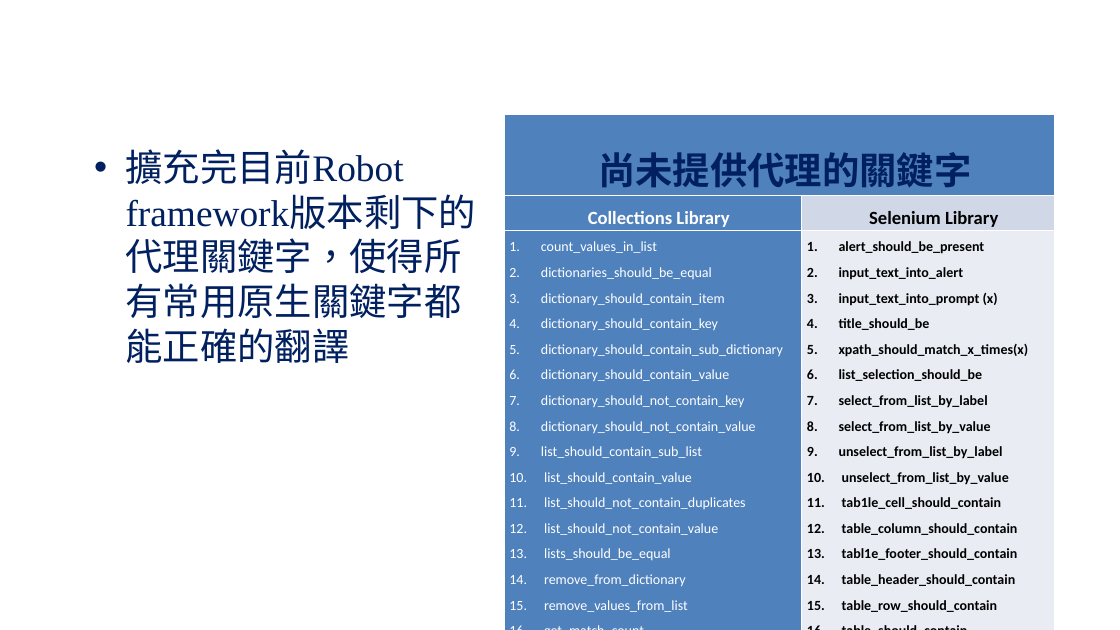
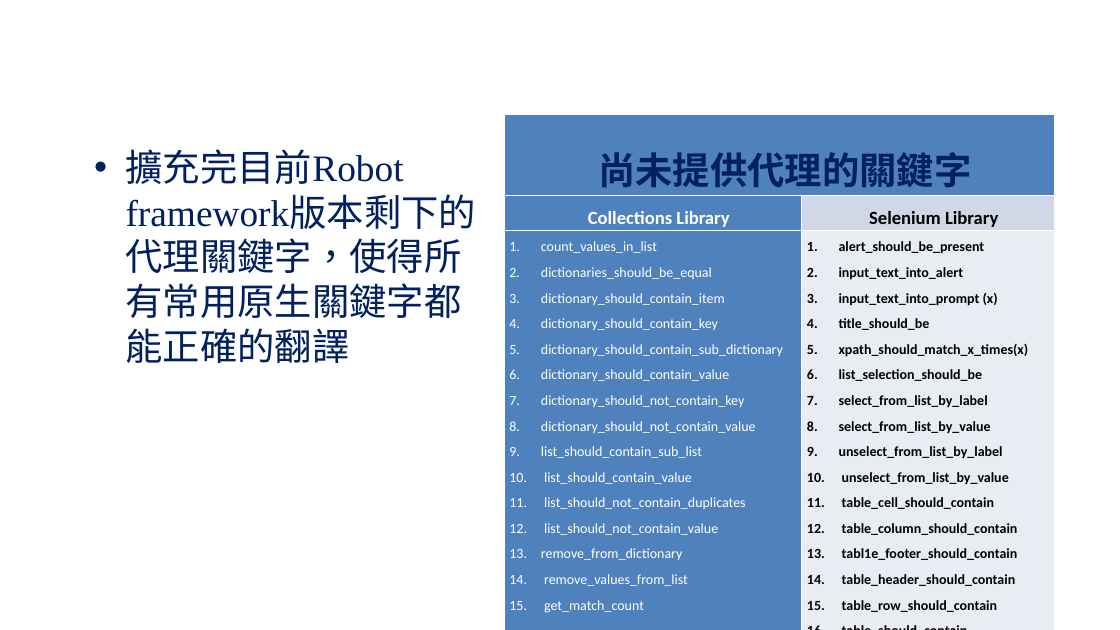
Before and after one commit to Rexmen/i18n, a slide deck: slide 5 of 論文/problem_statement.pptx. Drawn at 1120x630 pixels with LibreOffice and Linux fonts; fonts in the diff are those of the drawing; background and template pictures are left out. Boxes give left, top, right and bottom in pixels: in the first picture for what was removed or moved away, otherwise in the second. Text is boxed around its words. In the diff, an @@ line names an element or a change of style, - is before the commit and + after.

```diff
--- a/論文/problem_statement.pptx
+++ b/論文/problem_statement.pptx
@@ table at [504, 114, 1054, 630] @@
-row 3, column 1: count_values_in_list / dictionaries_should_be_equal / dictionary_should_contain_item / dictionary_should_contain_key / dictionary_should_contain_sub_dictionary / dictionary_should_contain_value / dictionary_should_not_contain_key / dictionary_should_not_contain_value / list_should_contain_sub_list / list_should_contain_value / list_should_not_contain_duplicates / list_should_not_contain_value / lists_should_be_equal / remove_from_dictionary / remove_values_from_list / get_match_count
+row 3, column 1: count_values_in_list / dictionaries_should_be_equal / dictionary_should_contain_item / dictionary_should_contain_key / dictionary_should_contain_sub_dictionary / dictionary_should_contain_value / dictionary_should_not_contain_key / dictionary_should_not_contain_value / list_should_contain_sub_list / list_should_contain_value / list_should_not_contain_duplicates / list_should_not_contain_value / remove_from_dictionary / remove_values_from_list / get_match_count
-row 3, column 2: alert_should_be_present / input_text_into_alert / input_text_into_prompt (x) / title_should_be / xpath_should_match_x_times(x) / list_selection_should_be / select_from_list_by_label / select_from_list_by_value / unselect_from_list_by_label / unselect_from_list_by_value / tab1le_cell_should_contain / table_column_should_contain / tabl1e_footer_should_contain / table_header_should_contain / table_row_should_contain / table_should_contain
+row 3, column 2: alert_should_be_present / input_text_into_alert / input_text_into_prompt (x) / title_should_be / xpath_should_match_x_times(x) / list_selection_should_be / select_from_list_by_label / select_from_list_by_value / unselect_from_list_by_label / unselect_from_list_by_value / table_cell_should_contain / table_column_should_contain / tabl1e_footer_should_contain / table_header_should_contain / table_row_should_contain / table_should_contain
```
Also in this commit, not shown: 47 other files.
